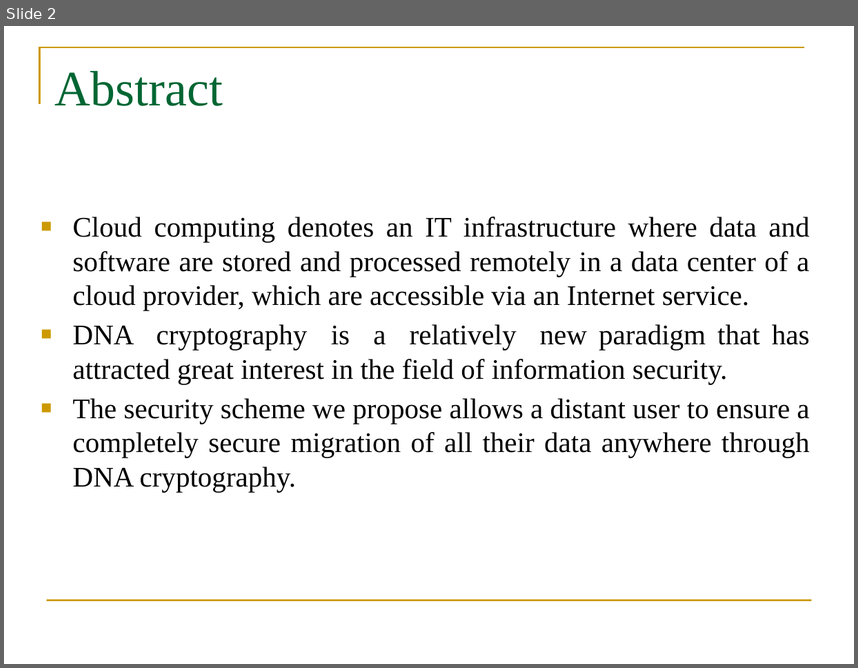
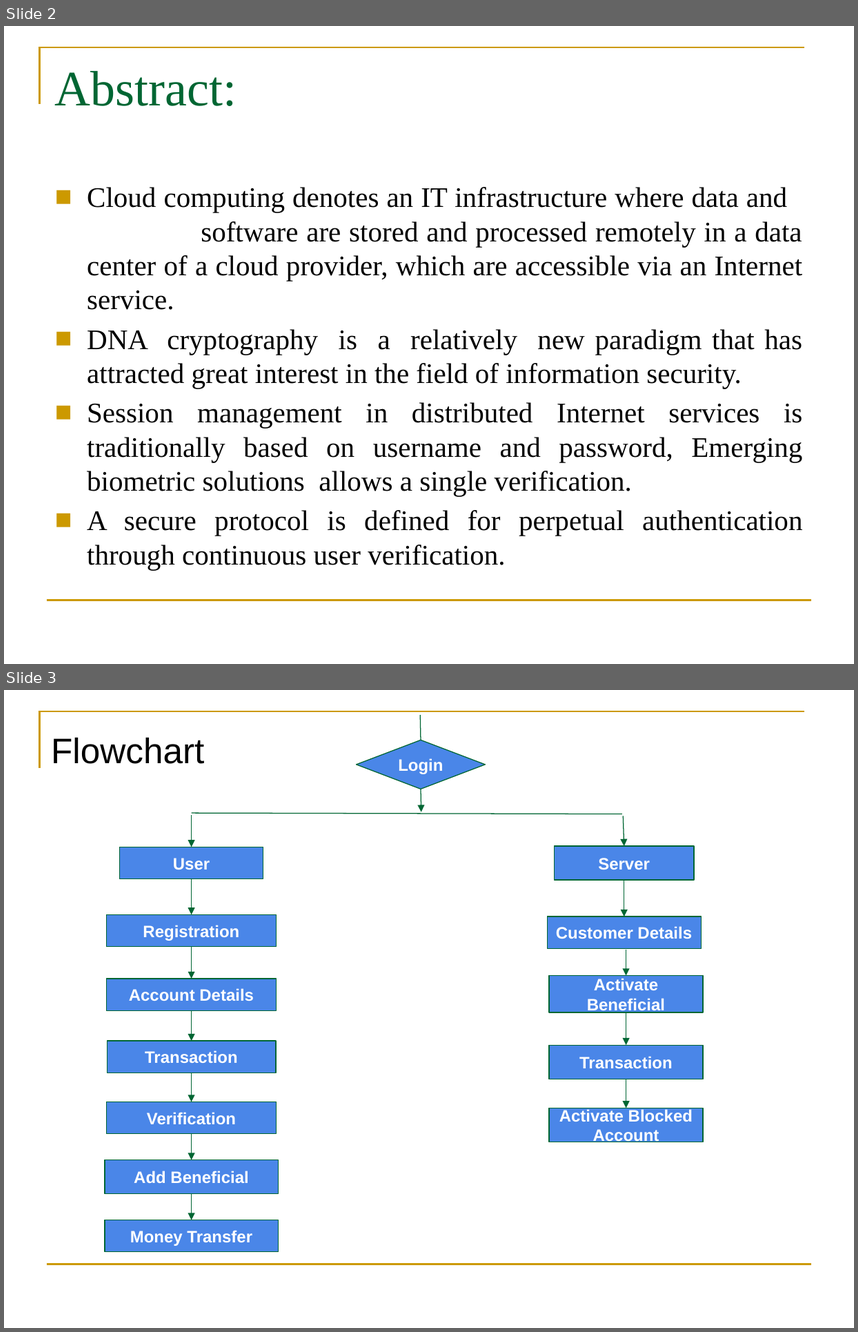
Before and after one commit to Lakshmi544-lab/A5-SRIT-2020, a slide deck: DNA for review0.pptx. Shown one above the other, each under a label of ours: slide 2 before the commit, slides 2 and 3 after it. The pictures are 858x668 and 858x1332 pixels, drawn with LibreOffice and Linux fonts; fonts in the diff are those of the drawing; background and template pictures are left out. Boxes give left, top, right and bottom in pixels: in the first picture for what was removed or moved away, otherwise in the second. Text is boxed around its words. In the diff, an @@ line names an element or a change of style, - is before the commit and + after.

```diff
--- a/DNA for review0.pptx
+++ b/DNA for review0.pptx
@@ slide 3 added at [4,690,854,1328], background #FFFFFF; not listed: 2 template elements that a slide beside it also shows @@
@@ line added from (421, 740) to (421, 715), #006633 0.75 pt @@
@@ text added at [51,737,204,764], 30 pt, text #000000 @@
+Flowchart
@@ diamond added at [356,740,485,789], fill #4A86E8, outline #006633 0.75 pt, 14 pt, text #FFFFFF, bold @@
+Login
@@ arrow added from (421, 789) to (421, 811), #006633 0.75 pt @@
@@ line added from (191, 814) to (622, 814), #006633 0.75 pt @@
@@ arrow added from (191, 815) to (191, 847), #006633 0.75 pt @@
@@ arrow added from (623, 816) to (624, 845), #006633 0.75 pt @@
@@ rectangle added at [120,847,263,880], fill #4A86E8, outline #006633 0.75 pt, 14 pt, text #FFFFFF, bold @@
+User
@@ rectangle added at [554,845,694,880], fill #4A86E8, outline #006633 0.75 pt, 14 pt, text #FFFFFF, bold @@
+Server
@@ arrow added from (191, 879) to (191, 914), #006633 0.75 pt @@
@@ arrow added from (624, 880) to (624, 916), #006633 0.75 pt @@
@@ rectangle added at [107,914,277,947], fill #4A86E8, outline #006633 0.75 pt, 14 pt, text #FFFFFF, bold @@
+Registration
@@ rectangle added at [547,916,701,949], fill #4A86E8, outline #006633 0.75 pt, 14 pt, text #FFFFFF, bold @@
+Customer Details
@@ arrow added from (191, 947) to (191, 978), #006633 0.75 pt @@
@@ arrow added from (626, 949) to (626, 976), #006633 0.75 pt @@
@@ rectangle added at [107,978,277,1010], fill #4A86E8, outline #006633 0.75 pt, 14 pt, text #FFFFFF, bold @@
+Account Details
@@ rectangle added at [549,976,703,1013], fill #4A86E8, outline #006633 0.75 pt, 14 pt, text #FFFFFF, bold @@
+Activate Beneficial
@@ arrow added from (191, 1010) to (191, 1041), #006633 0.75 pt @@
@@ arrow added from (626, 1012) to (626, 1045), #006633 0.75 pt @@
@@ rectangle added at [107,1041,276,1072], fill #4A86E8, outline #006633 0.75 pt, 14 pt, text #FFFFFF, bold @@
+Transaction
@@ rectangle added at [549,1045,703,1078], fill #4A86E8, outline #006633 0.75 pt, 14 pt, text #FFFFFF, bold @@
+Transaction
@@ arrow added from (191, 1072) to (191, 1101), #006633 0.75 pt @@
@@ arrow added from (626, 1078) to (626, 1107), #006633 0.75 pt @@
@@ rectangle added at [107,1101,277,1134], fill #4A86E8, outline #006633 0.75 pt, 14 pt, text #FFFFFF, bold @@
+Verification
@@ rectangle added at [549,1107,703,1141], fill #4A86E8, outline #006633 0.75 pt, 14 pt, text #FFFFFF, bold @@
+Activate Blocked Account
@@ arrow added from (191, 1134) to (191, 1159), #006633 0.75 pt @@
@@ rectangle added at [105,1159,279,1193], fill #4A86E8, outline #006633 0.75 pt, 14 pt, text #FFFFFF, bold @@
+Add Beneficial
@@ arrow added from (191, 1193) to (191, 1220), #006633 0.75 pt @@
@@ rectangle added at [105,1220,279,1252], fill #4A86E8, outline #006633 0.75 pt, 14 pt, text #FFFFFF, bold @@
+Money Transfer
@@ slide 2 changed as well @@
@@ title at [55,71,237,106]: text changed @@
-Abstract
+Abstract:
@@ text "Cloud computing denotes an IT ...": place and size @@
-text "Cloud computing denotes an IT ..." at [73,216,810,492]
+text "Cloud computing denotes an IT ..." at [87,187,803,570]
@@ text at [87,402,802,570]: text changed @@
-■ The security scheme we propose allows a distant user to ensure a completely secure migration of all their data anywhere through DNA cryptography.
+■ Session management in distributed Internet services is traditionally based on username and password, Emerging biometric solutions allows a single verification.
+■ A secure protocol is defined for perpetual authentication through continuous user verification.
```
Also in this commit, not shown: 3 other slides changed, 9 other slides added, 4 slides removed.
